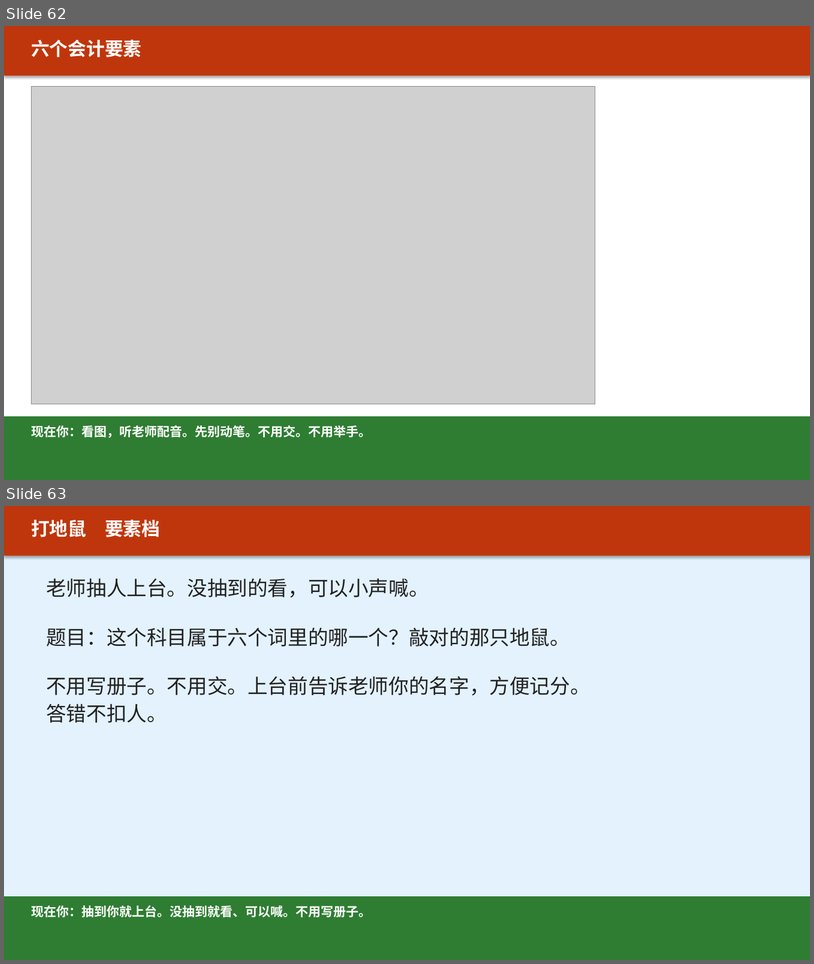
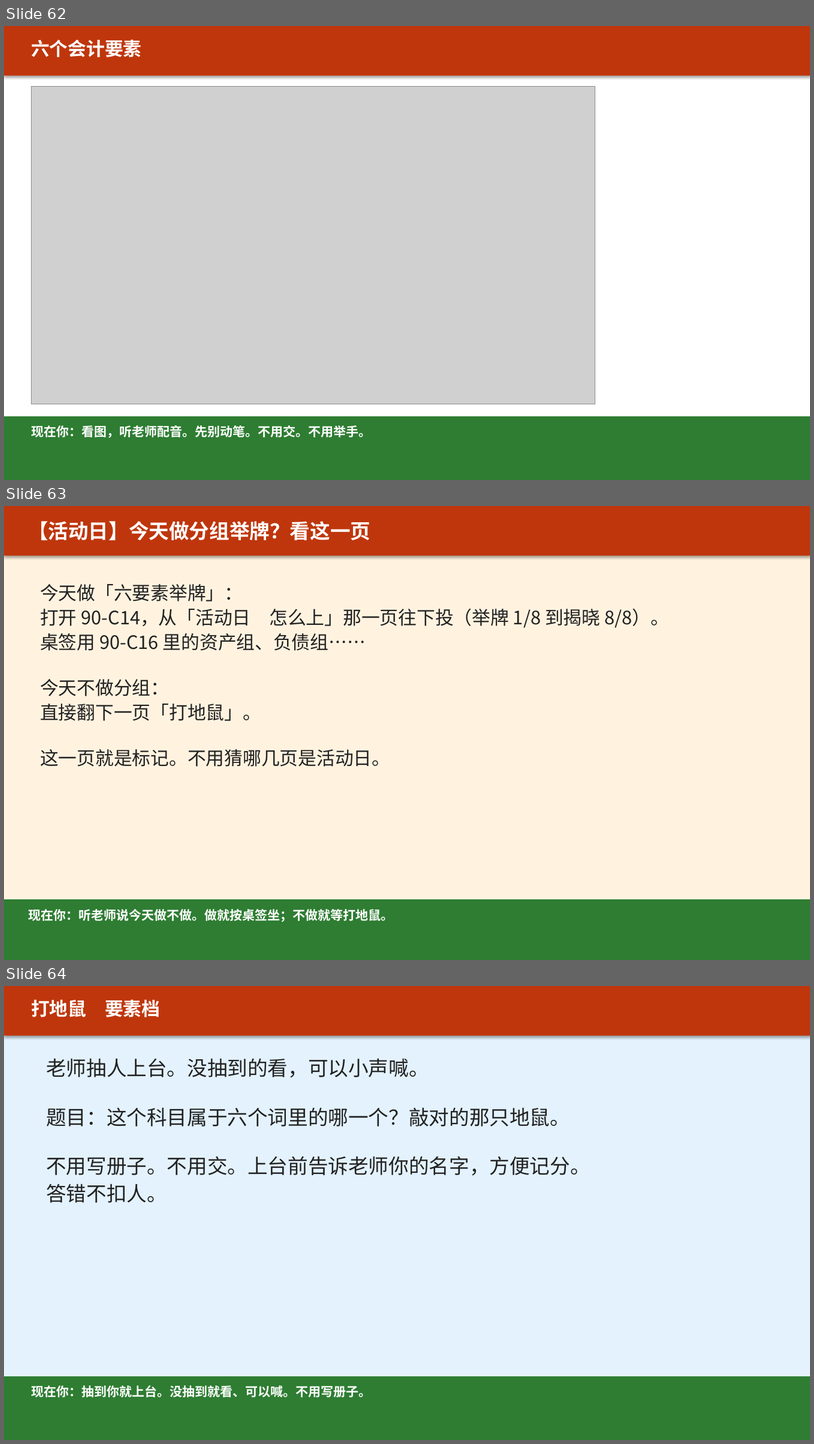
Before and after one commit to xuehui003-1/jichukuaiji, a slide deck: 01_项目一_认识会计工作与企业经济业务/01-00_项目一_上课投影_v1.1_20260821.pptx. Shown one above the other, each under a label of ours: slides 62 and 63 before the commit, slides 62, 63 and 64 after it. The pictures are 814x964 and 814x1444 pixels, drawn with LibreOffice and Linux fonts; fonts in the diff are those of the drawing; grey boxes stand for pictures. Boxes give left, top, right and bottom in pixels: in the first picture for what was removed or moved away, otherwise in the second. Text is boxed around its words. In the diff, an @@ line names an element or a change of style, - is before the commit and + after.

Commit message:
改正十二块图的算式，课后任务页放上四张图，并标出活动日在哪一页
13×30不等于540。任务只写学生做什么、为什么、怎么做、做完怎么办。下课前看最后一页。

```diff
--- a/01_项目一_认识会计工作与企业经济业务/01-00_项目一_上课投影_v1.1_20260821.pptx
+++ b/01_项目一_认识会计工作与企业经济业务/01-00_项目一_上课投影_v1.1_20260821.pptx
@@ slide 63 added at (4, 506, 810, 960), background #FFFFFF @@
@@ rectangle added at (4, 506, 810, 960), fill #FFF3E0 @@
@@ rectangle added at (4, 506, 810, 556), fill #BF360C @@
@@ text added at (28, 521, 371, 540), 24 pt, text #FFFFFF, bold @@
+【活动日】今天做分组举牌？看这一页
@@ text added at (40, 584, 669, 766), 22 pt, text #212121 @@
+今天做「六要素举牌」：
+打开 90-C14，从「活动日 怎么上」那一页往下投（举牌 1/8 到揭晓 8/8）。
+桌签用 90-C16 里的资产组、负债组……
+今天不做分组：
+直接翻下一页「打地鼠」。
+这一页就是标记。不用猜哪几页是活动日。
@@ rectangle added at (4, 899, 810, 960), fill #2E7D32 @@
@@ text added at (28, 909, 393, 922), 15 pt, text #FFFFFF, bold @@
+现在你：听老师说今天做不做。做就按桌签坐；不做就等打地鼠。
@@ what was slide 63 is now slide 64 @@
```
Also in this commit, not shown: 2 slides changed, 1 other file.
